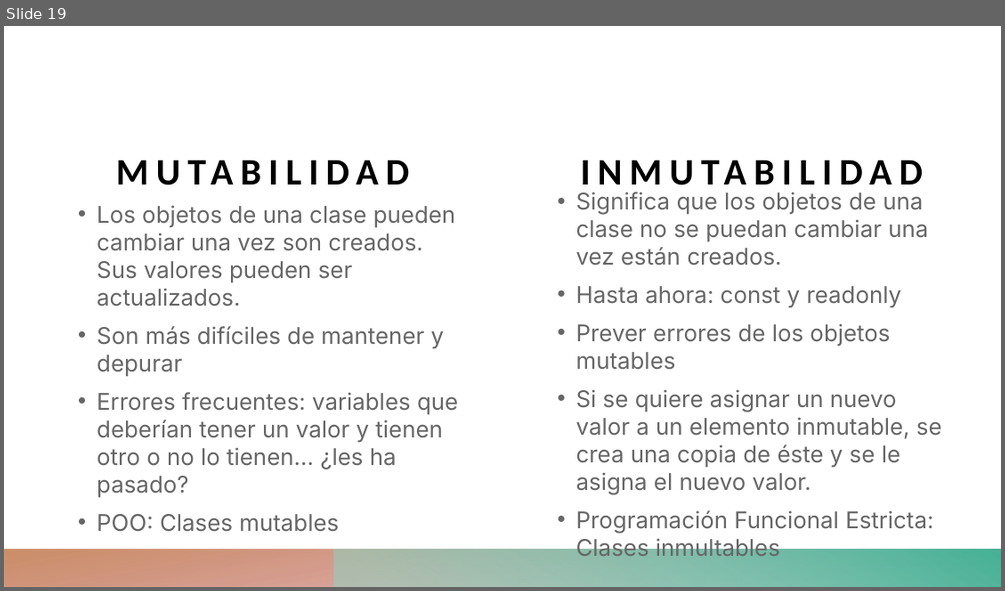
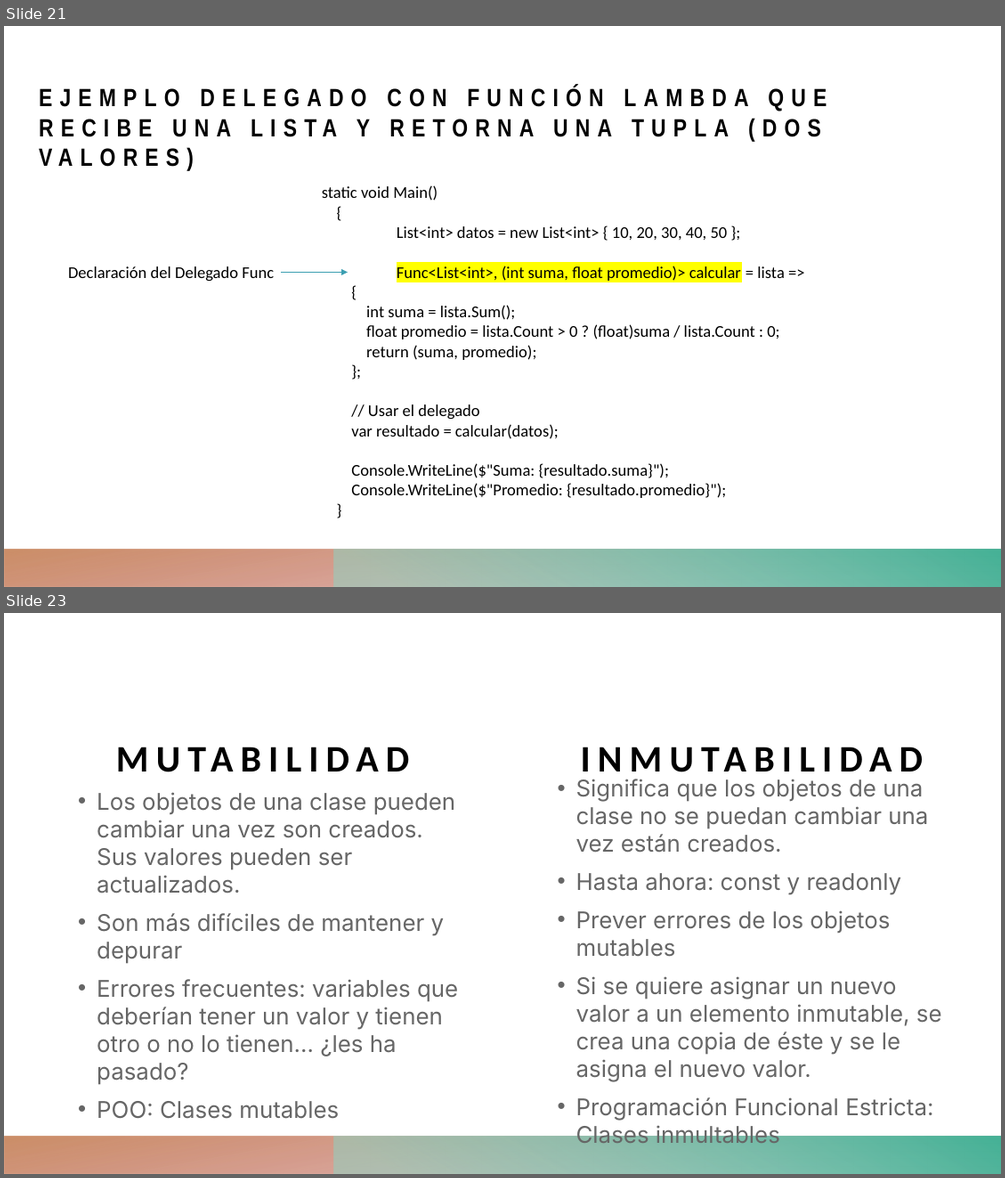
Before and after one commit to CesarLopez-Profe/Paradigmas_de_Programacion, a slide deck: Slides/Progr_Funcional_Deleg/Paradigma_Funcional_Del_Mut.pptx. Shown one above the other, each under a label of ours: slide 19 before the commit, slides 21 and 23 after it; the slides between them are not shown. The pictures are 1005x591 and 1005x1178 pixels, drawn with LibreOffice and Linux fonts; fonts in the diff are those of the drawing. Boxes give left, top, right and bottom in pixels: in the first picture for what was removed or moved away, otherwise in the second. Text is boxed around its words. In the diff, an @@ line names an element or a change of style, - is before the commit and + after.

Commit message:
Commit_Mejora_intro_prog_func

```diff
--- a/Slides/Progr_Funcional_Deleg/Paradigma_Funcional_Del_Mut.pptx
+++ b/Slides/Progr_Funcional_Deleg/Paradigma_Funcional_Del_Mut.pptx
@@ slide 21 added at (4,26,1001,587), background #FFFFFF; not listed: 2 template elements that a slide beside it also shows @@
@@ title added at (39,87,826,171), 24 pt, text #000000, bold @@
+EJEMPLO DELEGADO CON FUNCIÓN LAMBDA QUE RECIBE UNA LISTA Y RETORNA UNA TUPLA (DOS VALORES)
@@ text added at (322,185,785,498), 15.9 pt, text #000000 @@
+static void Main()
+{
+List<int> datos = new List<int> { 10, 20, 30, 40, 50 };
+Func<List<int>, (int suma, float promedio)> calcular = lista =>
+{
+int suma = lista.Sum();
+float promedio = lista.Count > 0 ? (float)suma / lista.Count : 0;
+return (suma, promedio);
+};
+// Usar el delegado
+var resultado = calcular(datos);
+Console.WriteLine($"Suma: {resultado.suma}");
+Console.WriteLine($"Promedio: {resultado.promedio}");
+}
@@ text added at (68,266,274,281), 15.9 pt, text #000000 @@
+Declaración del Delegado Func
@@ arrow added from (281, 272) to (348, 272), #3B9EB1 0.5 pt @@
@@ what was slide 19 is now slide 23 @@
```
Also in this commit, not shown: 3 other slides added, 2 other files.
